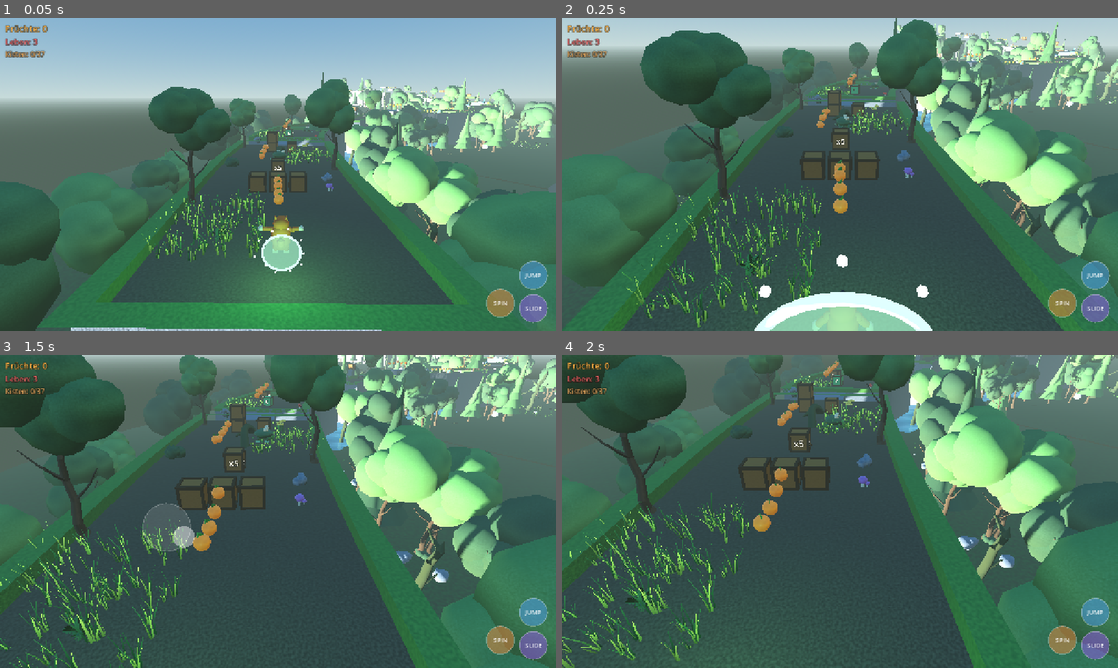
Above: before the commit, frames 1-4 (two rows, left to right).
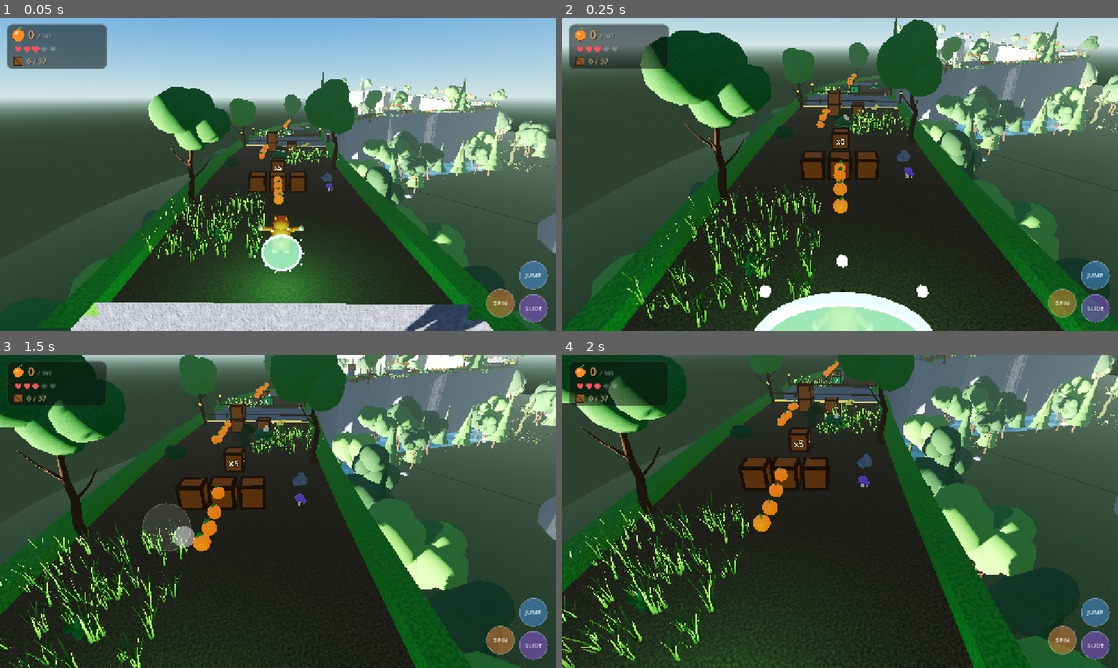
Above: after the commit, the same moments.

Repository: Phat-shot/Banooka
Game: Godot game, scene res://scenes/levels/Level01.tscn
Same seed, same stepped clock (60 frames per second), same inputs: the game is played once before the commit and once after it.
Inputs (mouse positions are in pixels of both pictures, inside the frame that each line leads up to):
- Up to frame 1 (0.05 s): no input
- Up to frame 2 (0.25 s): no input
- Up to frame 3 (1.5 s): move the mouse to (400, 495) at 0.52 s; hold D (move_right) 0.53-1.25 s; hold Shift (slide) 0.53-1.25 s; click (400, 495) at 0.67 s; tap Space (jump) at 0.77 s; drag from (166, 527) to (250, 574) at 1.27 s
- Up to frame 4 (2 s): no input

The runs differ from the first frame. In frame 1, 66% of the frame differs, in the area x 0-100%, y 1-100%; in frame 2, 83%; in frame 3, 91%; in frame 4, 92%, in the area x 0-100%, y 0-100%.

Commit message:
Level 01 lesbarer machen, HUD überarbeitet
- Schlucht auf 14 m vertieft, Klippen reichen bis zum Waldboden. Die
  Baumkronen unten bleiben dadurch unter Weghöhe und verstellen den
  Blick nicht mehr.
- Stirnkante an den Lücken lief quer über den ganzen Weg – das wäre eine
  45-cm-Mauer gewesen, gegen die man beim Anlauf rennt. Sie umrandet
  jetzt nur noch die beiden Randstreifen.
- Jede Lücke bekommt Warnpfosten mit Querbalken auf Kniehöhe und einen
  gelben Warnstreifen auf dem Weg, damit Löcher von weitem auffallen.
- Bach liegt am Grund der Schlucht und ist reine Kulisse; abgefangen
  wird der Sturz schon 6 m unter dem Weg von der Absturzzone.
- Licht: kräftigere Sonne mit dreistufigem Schatten, weniger blaues
  Umgebungslicht, Nebel entschärft, Kontrast und Sättigung angehoben.
- HUD: Tafel mit gezeichneten Symbolen (Frucht, Herzen, Kiste) statt
  reiner Textzeilen, Nachrichten mit Einblend-Animation.

Co-Authored-By: Claude Opus 5 (1M context) <noreply@anthropic.com>

Diff:
--- a/scenes/levels/Level01.tscn
+++ b/scenes/levels/Level01.tscn
@@ -20,14 +20,23 @@
 [sub_resource type="Environment" id="Umgebung"]
 background_mode = 2
 sky = SubResource("SkyRes")
-ambient_light_source = 3
-ambient_light_energy = 0.85
-tonemap_mode = 2
+ambient_light_source = 2
+ambient_light_color = Color(0.55, 0.62, 0.7, 1)
+ambient_light_energy = 0.75
+tonemap_mode = 3
+tonemap_exposure = 1.05
+tonemap_white = 3.0
 fog_enabled = true
-fog_light_color = Color(0.58, 0.68, 0.66, 1)
-fog_light_energy = 0.9
-fog_density = 0.0035
-fog_sky_affect = 0.15
+fog_mode = 0
+fog_light_color = Color(0.66, 0.72, 0.68, 1)
+fog_light_energy = 1.0
+fog_density = 0.0022
+fog_aerial_perspective = 0.3
+fog_sky_affect = 0.1
+adjustment_enabled = true
+adjustment_brightness = 1.02
+adjustment_contrast = 1.12
+adjustment_saturation = 1.22
 
 [node name="Level01" type="Node3D"]
 script = ExtResource("1_level")
@@ -37,10 +46,16 @@
 
 [node name="Sonne" type="DirectionalLight3D" parent="."]
 transform = Transform3D(0.6, 0, -0.8, -0.71552, 0.44722, -0.53664, 0.3578, 0.8944, 0.2683, 0, 30, 0)
-light_color = Color(1, 0.957, 0.878, 1)
-light_energy = 1.5
+light_color = Color(1, 0.941, 0.855, 1)
+light_energy = 2.1
+light_specular = 0.4
 shadow_enabled = true
-directional_shadow_max_distance = 70.0
+shadow_bias = 0.04
+shadow_normal_bias = 1.5
+directional_shadow_mode = 2
+directional_shadow_max_distance = 90.0
+directional_shadow_split_1 = 0.08
+directional_shadow_split_2 = 0.22
 
 [node name="Player" parent="." instance=ExtResource("2_player")]
 transform = Transform3D(1, 0, 0, 0, 1, 0, 0, 0, 1, 0, 1, 4)
--- a/scenes/levels/level01.gd
+++ b/scenes/levels/level01.gd
@@ -38,9 +38,9 @@
 const M_ENDE := 236.0
 
 # Höhen relativ zum Weg
-const WALDBODEN_HOEHE := -8.2   ## sichtbarer Waldboden tief unter dem Pfad
-const ABSTURZ_HOEHE := -7.8     ## darunter ist der Sturz tödlich
-const WASSER_HOEHE := -7.2      ## Bachlauf am Grund der Schlucht
+const WALDBODEN_HOEHE := -14.0  ## sichtbarer Waldboden tief unter dem Pfad
+const ABSTURZ_HOEHE := -6.0     ## darunter ist der Sturz tödlich
+const WASSER_HOEHE := -13.4     ## Bachlauf am Grund der Schlucht (nur Kulisse)
 
 
 func _baue() -> void:
@@ -108,7 +108,7 @@
 		"kante": Materialbibliothek.gras(),     # erhöhte Rasenkante als Begrenzung
 		"klippe": Materialbibliothek.fels(),    # Felswand macht die Tiefe sichtbar
 	}, {
-		"tiefe": 9.0,
+		"tiefe": 15.5,
 		"schritt": 1.0,
 		"kante_hoehe": 0.45,
 		"kante_breite": 0.8,
@@ -192,11 +192,14 @@
 # =========================================================== Gefahren
 
 func _gefahren_setzen() -> void:
-	# --- Bach am Grund der Schlucht, direkt über dem Waldboden ---
-	_wasser(59.0, Vector2(20.0, 26.0), WASSER_HOEHE)
-	_wasser(77.0, Vector2(20.0, 26.0), WASSER_HOEHE)
+	# --- Bach am Grund der Schlucht. Reine Kulisse: der Spieler wird
+	# schon von der Absturzzone weit darüber abgefangen. ---
+	_wasser(50.0, Vector2(26.0, 40.0), WASSER_HOEHE).toedlich = false
+	_wasser(86.0, Vector2(26.0, 40.0), WASSER_HOEHE).toedlich = false
 	# --- Absturzzone: wer vom Pfad fällt, überlebt es nicht ---
 	_absturzzonen()
+	# --- Lücken sichtbar markieren ---
+	_luecken_markieren()
 
 	# --- Stachelfelder in der Stachelpassage ---
 	_stacheln(106.0, 0.0, Vector2(4.0, 3.0), false)
@@ -406,7 +409,7 @@
 		"kante": Materialbibliothek.waldboden(),
 		"klippe": Materialbibliothek.fels(),
 	}, {
-		"tiefe": 16.0,
+		"tiefe": 22.0,
 		"schritt": 4.0,
 		"kollision": false,
 		"kante_hoehe": 0.0,
@@ -565,3 +568,75 @@
 		k.position = LevelWerkzeuge.punkt(verlauf, s, seite, 0.0)
 		k.rotation.y = randf() * TAU
 		deko.add_child(k)
+
+
+# =========================================================== Lücken
+
+## Setzt an jede Abbruchkante zwei Warnpfosten mit Querbalken, damit
+## Löcher schon von weitem als Löcher zu erkennen sind.
+func _luecken_markieren() -> void:
+	for i in ABSCHNITTE.size():
+		var a: Dictionary = ABSCHNITTE[i]
+		# Ende dieses Abschnitts: folgt eine echte Lücke?
+		if i + 1 < ABSCHNITTE.size():
+			var naechster: Dictionary = ABSCHNITTE[i + 1]
+			if naechster["von"] - a["bis"] > 0.5:
+				_warnbalken(a["bis"] - 0.5, a.get("breite_ende", a["breite"]))
+				_warnbalken(naechster["von"] + 0.5, naechster["breite"])
+
+
+## Zwei Holzpfosten mit Querbalken quer zum Weg, knapp vor der Kante.
+func _warnbalken(strecke: float, breite: float) -> void:
+	var holz := Materialbibliothek.kistenholz(Farben.HOLZ_DUNKEL)
+	var streifen := Materialbibliothek.leuchtend(Color(1.0, 0.85, 0.25), 0.5)
+	var halb := breite * 0.5 - 0.55
+	var drehung := LevelWerkzeuge.drehung(verlauf, strecke)
+
+	for seite in [-1.0, 1.0]:
+		var gruppe := Node3D.new()
+		gruppe.position = LevelWerkzeuge.punkt(verlauf, strecke, seite * halb, 0.45)
+		gruppe.rotation.y = drehung
+		deko.add_child(gruppe)
+
+		var pfosten := MeshInstance3D.new()
+		var zylinder := CylinderMesh.new()
+		zylinder.top_radius = 0.09
+		zylinder.bottom_radius = 0.11
+		zylinder.height = 1.1
+		zylinder.radial_segments = 8
+		pfosten.mesh = zylinder
+		pfosten.position.y = 0.55
+		pfosten.material_override = holz
+		gruppe.add_child(pfosten)
+
+		var kappe := MeshInstance3D.new()
+		var band := CylinderMesh.new()
+		band.top_radius = 0.13
+		band.bottom_radius = 0.13
+		band.height = 0.18
+		band.radial_segments = 8
+		kappe.mesh = band
+		kappe.position.y = 1.0
+		kappe.material_override = streifen
+		gruppe.add_child(kappe)
+
+	# Querbalken auf Kniehöhe – hoch genug zum Warnen, tief genug, um den
+	# Blick auf die Lücke nicht zu verstellen
+	var balken := MeshInstance3D.new()
+	var quader := BoxMesh.new()
+	quader.size = Vector3(halb * 2.0, 0.1, 0.08)
+	balken.mesh = quader
+	balken.material_override = holz
+	balken.position = LevelWerkzeuge.punkt(verlauf, strecke, 0.0, 0.62)
+	balken.rotation.y = drehung
+	deko.add_child(balken)
+
+	# Warnstreifen direkt auf dem Weg: aus der Verfolgerkamera gut sichtbar
+	var streifen_mesh := BoxMesh.new()
+	streifen_mesh.size = Vector3(halb * 2.0 + 0.6, 0.04, 0.45)
+	var markierung := MeshInstance3D.new()
+	markierung.mesh = streifen_mesh
+	markierung.material_override = streifen
+	markierung.position = LevelWerkzeuge.punkt(verlauf, strecke, 0.0, 0.03)
+	markierung.rotation.y = drehung
+	deko.add_child(markierung)
--- a/scenes/ui/HUD.tscn
+++ b/scenes/ui/HUD.tscn
@@ -14,49 +14,25 @@
 grow_vertical = 2
 mouse_filter = 2
 
-[node name="Werte" type="VBoxContainer" parent="Anzeige"]
+[node name="Tafel" type="Control" parent="Anzeige"]
 layout_mode = 0
-offset_left = 12.0
-offset_top = 10.0
-offset_right = 320.0
-offset_bottom = 110.0
+offset_left = 16.0
+offset_top = 14.0
+offset_right = 246.0
+offset_bottom = 118.0
 mouse_filter = 2
-
-[node name="Fruechte" type="Label" parent="Anzeige/Werte"]
-layout_mode = 2
-theme_override_colors/font_color = Color(1, 0.702, 0.278, 1)
-theme_override_colors/font_outline_color = Color(0, 0, 0, 0.7)
-theme_override_constants/outline_size = 6
-theme_override_font_sizes/font_size = 20
-text = "Früchte: 0"
-
-[node name="Leben" type="Label" parent="Anzeige/Werte"]
-layout_mode = 2
-theme_override_colors/font_color = Color(1, 0.42, 0.42, 1)
-theme_override_colors/font_outline_color = Color(0, 0, 0, 0.7)
-theme_override_constants/outline_size = 6
-theme_override_font_sizes/font_size = 18
-text = "Leben: 3"
-
-[node name="Kisten" type="Label" parent="Anzeige/Werte"]
-layout_mode = 2
-theme_override_colors/font_color = Color(0.851, 0.627, 0.357, 1)
-theme_override_colors/font_outline_color = Color(0, 0, 0, 0.7)
-theme_override_constants/outline_size = 6
-theme_override_font_sizes/font_size = 16
-text = "Kisten: 0/0"
 
 [node name="Nachricht" type="Label" parent="Anzeige"]
 layout_mode = 0
-anchor_top = 0.34
+anchor_top = 0.3
 anchor_right = 1.0
-anchor_bottom = 0.48
+anchor_bottom = 0.46
 grow_horizontal = 2
 mouse_filter = 2
-theme_override_colors/font_color = Color(1, 1, 1, 1)
-theme_override_colors/font_outline_color = Color(0, 0, 0, 0.8)
-theme_override_constants/outline_size = 8
-theme_override_font_sizes/font_size = 28
+theme_override_colors/font_color = Color(1, 0.98, 0.92, 1)
+theme_override_colors/font_outline_color = Color(0.05, 0.04, 0.02, 0.9)
+theme_override_constants/outline_size = 12
+theme_override_font_sizes/font_size = 40
 horizontal_alignment = 1
 vertical_alignment = 1
 
--- a/scenes/ui/hud.gd
+++ b/scenes/ui/hud.gd
@@ -1,12 +1,21 @@
 extends CanvasLayer
 ## HUD: Früchte, Leben, Kisten-Zähler und Einblend-Nachrichten.
+##
+## Die Symbole werden gezeichnet statt aus Bilddateien geladen – das
+## Projekt kommt ohne fremde Assets aus (siehe assets/CREDITS.md).
 
-@onready var _fruechte: Label = $Anzeige/Werte/Fruechte
-@onready var _leben: Label = $Anzeige/Werte/Leben
-@onready var _kisten: Label = $Anzeige/Werte/Kisten
+@onready var _anzeige: Control = $Anzeige
+@onready var _tafel: Control = $Anzeige/Tafel
 @onready var _nachricht: Label = $Anzeige/Nachricht
 
+var _fruechte := 0
+var _leben := GameState.START_LEBEN
+var _kisten := 0
+var _kisten_gesamt := 0
+
 var _nachricht_timer := 0.0
+var _puls := 0.0          ## kurzes Aufblitzen beim Einsammeln
+var _puls_leben := 0.0
 
 
 func _ready() -> void:
@@ -15,9 +24,12 @@
 	GameState.kisten_geaendert.connect(_auf_kisten)
 	GameState.nachricht.connect(_auf_nachricht)
 
-	_auf_fruechte(GameState.fruechte)
-	_auf_leben(GameState.leben)
-	_auf_kisten(GameState.kisten_zerbrochen, GameState.kisten_gesamt)
+	_fruechte = GameState.fruechte
+	_leben = GameState.leben
+	_kisten = GameState.kisten_zerbrochen
+	_kisten_gesamt = GameState.kisten_gesamt
+
+	_tafel.draw.connect(_zeichne_tafel)
 	_nachricht.modulate.a = 0.0
 
 
@@ -25,22 +37,142 @@
 	if _nachricht_timer > 0.0:
 		_nachricht_timer -= delta
 		if _nachricht_timer <= 0.0:
-			_nachricht.modulate.a = 0.0
+			var tween := create_tween()
+			tween.tween_property(_nachricht, "modulate:a", 0.0, 0.4)
+
+	if _puls > 0.0 or _puls_leben > 0.0:
+		_puls = maxf(_puls - delta * 2.5, 0.0)
+		_puls_leben = maxf(_puls_leben - delta * 2.0, 0.0)
+		_tafel.queue_redraw()
 
 
+# ------------------------------------------------------------- Zeichnen
+
+func _zeichne_tafel() -> void:
+	var schrift := _tafel.get_theme_default_font()
+	var breite := 230.0
+	var hoehe := 104.0
+
+	# Hintergrundtafel mit weicher Kante
+	_runde_flaeche(Rect2(0, 0, breite, hoehe), Color(0.04, 0.07, 0.06, 0.55), 14.0)
+	_runde_rahmen(Rect2(0, 0, breite, hoehe), Color(1, 1, 1, 0.13), 14.0, 2.0)
+
+	# --- Früchte ---
+	var y := 26.0
+	_frucht_symbol(Vector2(26, y), 11.0 + _puls * 3.0)
+	_text(schrift, Vector2(48, y + 8), "%d" % _fruechte, 26, Farben.FRUCHT.lightened(0.25))
+	_text(schrift, Vector2(48 + _breite(schrift, "%d" % _fruechte, 26) + 8, y + 7),
+			"/ %d" % GameState.FRUECHTE_PRO_EXTRALEBEN, 13, Color(1, 1, 1, 0.45))
+
+	# --- Leben ---
+	y = 58.0
+	for i in 5:
+		var voll := i < _leben
+		var gross := 7.0 + (_puls_leben * 2.0 if i == _leben - 1 else 0.0)
+		_herz(Vector2(26 + i * 20, y), gross, voll)
+	if _leben > 5:
+		_text(schrift, Vector2(26 + 5 * 20 + 4, y + 5), "+%d" % (_leben - 5), 14,
+				Color(1, 0.5, 0.5, 0.9))
+
+	# --- Kisten ---
+	y = 86.0
+	_kisten_symbol(Vector2(26, y), 9.0)
+	var voll_text := _kisten >= _kisten_gesamt and _kisten_gesamt > 0
+	var farbe := Farben.KISTE_LEBEN.lightened(0.2) if voll_text else Color(0.88, 0.76, 0.55)
+	_text(schrift, Vector2(46, y + 6), "%d / %d" % [_kisten, _kisten_gesamt], 17, farbe)
+
+
+func _text(schrift: Font, pos: Vector2, inhalt: String, groesse: int, farbe: Color) -> void:
+	if schrift == null:
+		return
+	# Schatten für Lesbarkeit auf hellem Hintergrund
+	_tafel.draw_string(schrift, pos + Vector2(1.5, 1.5), inhalt,
+			HORIZONTAL_ALIGNMENT_LEFT, -1, groesse, Color(0, 0, 0, 0.6))
+	_tafel.draw_string(schrift, pos, inhalt, HORIZONTAL_ALIGNMENT_LEFT, -1, groesse, farbe)
+
+
+func _breite(schrift: Font, inhalt: String, groesse: int) -> float:
+	if schrift == null:
+		return 0.0
+	return schrift.get_string_size(inhalt, HORIZONTAL_ALIGNMENT_LEFT, -1, groesse).x
+
+
+## Frucht: Beere mit Glanzpunkt und Blatt.
+func _frucht_symbol(mitte: Vector2, r: float) -> void:
+	_tafel.draw_circle(mitte + Vector2(0, 1), r, Color(0, 0, 0, 0.35))
+	_tafel.draw_circle(mitte, r, Farben.FRUCHT)
+	_tafel.draw_circle(mitte - Vector2(r * 0.3, r * 0.35), r * 0.3, Color(1, 0.85, 0.6, 0.8))
+	_tafel.draw_colored_polygon(PackedVector2Array([
+		mitte + Vector2(1, -r),
+		mitte + Vector2(r * 0.85, -r * 1.5),
+		mitte + Vector2(r * 0.2, -r * 1.35),
+	]), Farben.FRUCHT_BLATT.lightened(0.15))
+
+
+## Herz aus zwei Kreisen und einem Dreieck.
+func _herz(mitte: Vector2, r: float, voll: bool) -> void:
+	var farbe := Color(1.0, 0.32, 0.36) if voll else Color(1, 1, 1, 0.16)
+	_tafel.draw_circle(mitte + Vector2(-r * 0.45, -r * 0.2), r * 0.58, farbe)
+	_tafel.draw_circle(mitte + Vector2(r * 0.45, -r * 0.2), r * 0.58, farbe)
+	_tafel.draw_colored_polygon(PackedVector2Array([
+		mitte + Vector2(-r * 0.98, 0.0),
+		mitte + Vector2(r * 0.98, 0.0),
+		mitte + Vector2(0.0, r * 1.15),
+	]), farbe)
+
+
+## Kiste: Quadrat mit Kreuzstreben.
+func _kisten_symbol(mitte: Vector2, r: float) -> void:
+	var feld := Rect2(mitte - Vector2(r, r), Vector2(r * 2, r * 2))
+	_tafel.draw_rect(feld, Color(0.55, 0.33, 0.14))
+	_tafel.draw_rect(feld, Color(0.24, 0.14, 0.06), false, 2.0)
+	_tafel.draw_line(feld.position, feld.position + feld.size, Color(0.24, 0.14, 0.06), 1.5)
+	_tafel.draw_line(feld.position + Vector2(feld.size.x, 0),
+			feld.position + Vector2(0, feld.size.y), Color(0.24, 0.14, 0.06), 1.5)
+
+
+func _runde_flaeche(feld: Rect2, farbe: Color, radius: float) -> void:
+	var stil := StyleBoxFlat.new()
+	stil.bg_color = farbe
+	stil.set_corner_radius_all(int(radius))
+	stil.draw(_tafel.get_canvas_item(), feld)
+
+
+func _runde_rahmen(feld: Rect2, farbe: Color, radius: float, staerke: float) -> void:
+	var stil := StyleBoxFlat.new()
+	stil.bg_color = Color(0, 0, 0, 0)
+	stil.border_color = farbe
+	stil.set_border_width_all(int(staerke))
+	stil.set_corner_radius_all(int(radius))
+	stil.draw(_tafel.get_canvas_item(), feld)
+
+
+# ------------------------------------------------------------- Signale
+
 func _auf_fruechte(anzahl: int) -> void:
-	_fruechte.text = "Früchte: %d" % anzahl
+	_fruechte = anzahl
+	_puls = 1.0
+	_tafel.queue_redraw()
 
 
 func _auf_leben(anzahl: int) -> void:
-	_leben.text = "Leben: %d" % anzahl
+	_leben = anzahl
+	_puls_leben = 1.0
+	_tafel.queue_redraw()
 
 
 func _auf_kisten(zerbrochen: int, gesamt: int) -> void:
-	_kisten.text = "Kisten: %d/%d" % [zerbrochen, gesamt]
+	_kisten = zerbrochen
+	_kisten_gesamt = gesamt
+	_tafel.queue_redraw()
 
 
 func _auf_nachricht(text: String, dauer: float) -> void:
 	_nachricht.text = text
 	_nachricht.modulate.a = 1.0
+	_nachricht.scale = Vector2(0.85, 0.85)
+	_nachricht.pivot_offset = _nachricht.size * 0.5
+	var tween := create_tween()
+	tween.tween_property(_nachricht, "scale", Vector2.ONE, 0.25) \
+			.set_trans(Tween.TRANS_BACK).set_ease(Tween.EASE_OUT)
 	_nachricht_timer = dauer
--- a/scripts/level_werkzeuge.gd
+++ b/scripts/level_werkzeuge.gd
@@ -183,15 +183,20 @@
 	var runter := Vector3.DOWN * tiefe
 
 	var al := mitte - r * halb
+	var il := mitte - r * innen
+	var ir := mitte + r * innen
 	var ar := mitte + r * halb
-	# Kante quer über das Wegende: macht das Loch von weitem sichtbar
-	_quad(kante, al + hoch, ar + hoch, al + hoch + n * kb, ar + hoch + n * kb, Vector3.UP)
-	_quad(kante, al, al + hoch, ar, ar + hoch, n)
-	# Wand nach unten
+
+	# Die Kante läuft NUR über die beiden Randstreifen um die Ecke – nicht
+	# quer über den Weg. Sonst stünde vor jeder Lücke eine Mauer, gegen die
+	# der Spieler beim Anlauf rennt.
+	_quad(kante, al + hoch, il + hoch, al + hoch + n * kb, il + hoch + n * kb, Vector3.UP)
+	_quad(kante, ir + hoch, ar + hoch, ir + hoch + n * kb, ar + hoch + n * kb, Vector3.UP)
+	_quad(kante, al, al + hoch, il, il + hoch, n)
+	_quad(kante, ir, ir + hoch, ar, ar + hoch, n)
+
+	# Stirnwand nach unten über die volle Breite: das Loch bekommt eine Kante
 	_quad(klippe, al + hoch, al + runter, ar + hoch, ar + runter, n)
-	# innere Kanten-Ecken schließen
-	_quad(kante, mitte - r * innen, mitte - r * innen + hoch, al, al + hoch, -v if am_anfang else v)
-	_quad(kante, mitte + r * innen, mitte + r * innen + hoch, ar, ar + hoch, -v if am_anfang else v)
 
 
 # ------------------------------------------------------------- Mesh-Hilfen
